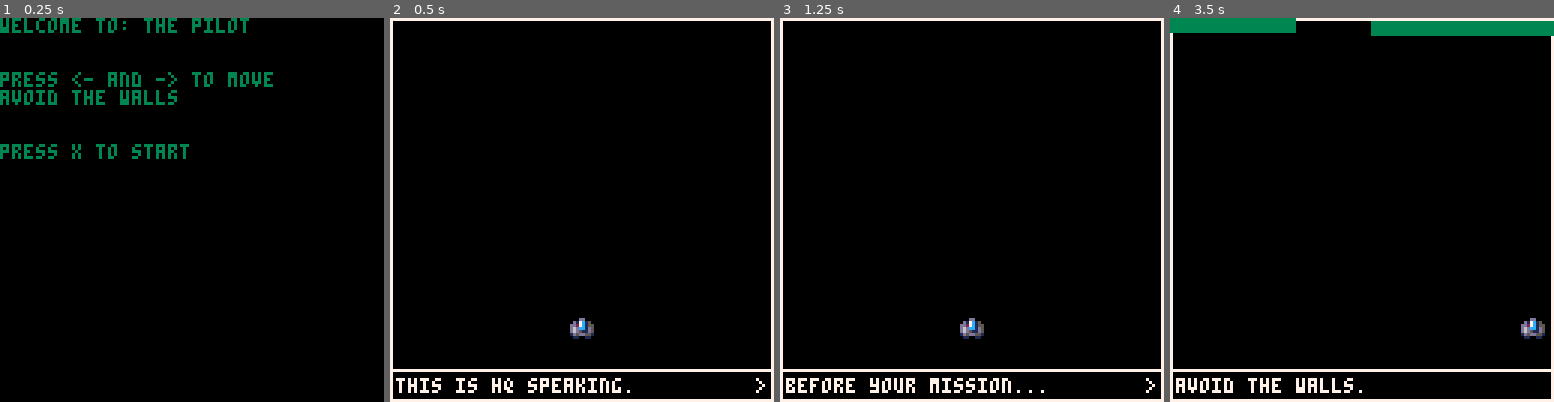
Above: before the commit, frames 1-4 (left to right).
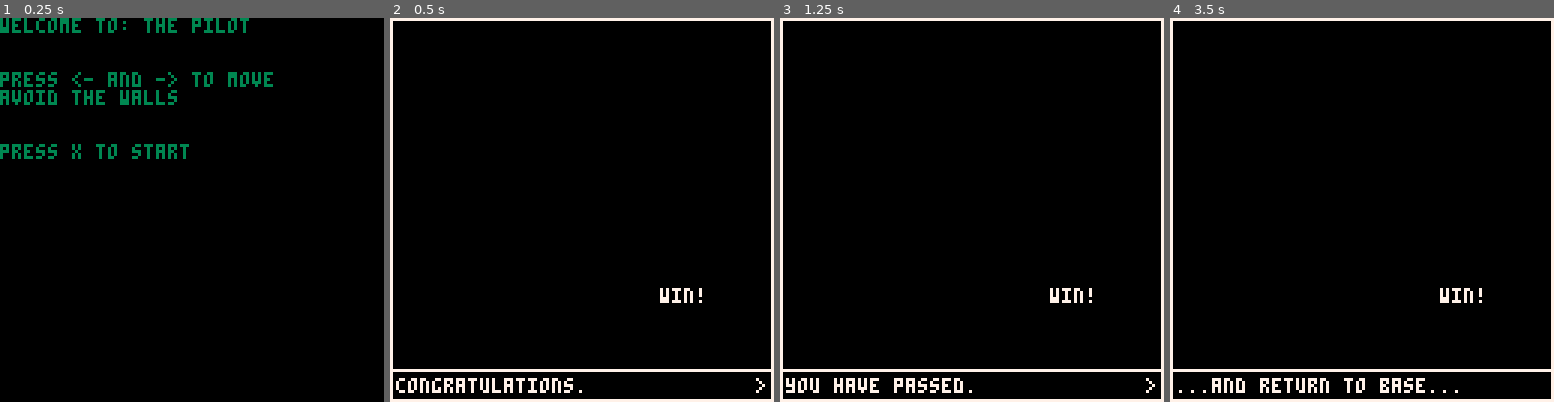
Above: after the commit, the same moments.

Repository: shen-sat/pilot
Game: PICO-8 cartridge pilot.p8
Same seed, same stepped clock (60 frames per second), same inputs: the game is played once before the commit and once after it.
Inputs:
- Up to frame 1 (0.25 s): no input
- Up to frame 2 (0.5 s): tap X (X key) at 0.33 s
- Up to frame 3 (1.25 s): tap O (Z key) at 0.7 s; tap X (X key) at 1.07 s
- Up to frame 4 (3.5 s): hold Right 1.6-2.1 s; tap O (Z key) every 0.4 s from 1.7 to 3.3 s; tap X (X key) at 1.85, 2.97 s; hold Right 2.47-3.03 s; hold Left from 3.08 s (still down)

Frame 1 is identical in both runs. In frame 2, 1.4% of the frame differs, in the area x 1-82%, y 70-98%; in frame 3, 1.3%; in frame 4, 4.5%, in the area x 0-100%, y 0-98%.

Commit message:
Add hq win dialogue

Diff:
--- a/pilot.p8
+++ b/pilot.p8
@@ -24,7 +24,7 @@
 end
 
 function menu_update()
-	if btnp(5) then run_level() end
+ if btnp(5) then run_level() end
 end
 
 function menu_draw()
@@ -345,9 +345,8 @@
 end
 
 function check_win()
- if wave > 1 then
-  game.update = win_update
-  game.draw = win_draw
+ if wave > 0 then
+  run_win()
  end
 end
 
@@ -362,12 +361,51 @@
 --win------------------------------------------------------------------------------------------
 --win------------------------------------------------------------------------------------------
 
+function run_win()
+ game.update = win_update
+ game.draw = win_draw
+
+ hq_win_dialogue_lines = {
+  'congratulations.',
+  'you have passed.',
+  'you can hyperjump...',
+  '...and return to base...',
+  '...by pressing z.'
+ }
+
+ hq_win_show_dialogue = true
+ hq_win_dialogue_index = 1
+ -- hq_win_dialogue_start_time = 0
+ blinking = true
+end
+
 function win_update()
+
+manage_hq_win_dialogue()
+
 end
 
 function win_draw()
   cls()
   print('win!', 90, 90, 7)
+  rect(0,0,127,127,7) -- border
+  line(0,117,127,117,7) -- console border
+
+  display_hq_win_dialogue()
+  if btnp(5) then hq_win_dialogue_index += 1 end
+end
+
+function display_hq_win_dialogue()
+ if hq_win_show_dialogue then
+  print(hq_win_dialogue_lines[hq_win_dialogue_index], 2, 120, 7)
+  display_blinker()
+ else
+  print(hq_win_dialogue_lines[5], 2, 120, 7)
+ end
+end
+
+function manage_hq_win_dialogue()
+ if hq_win_dialogue_index == #hq_win_dialogue_lines then hq_win_show_dialogue = false end
 end
 
 --game-over------------------------------------------------------------------------------------------
